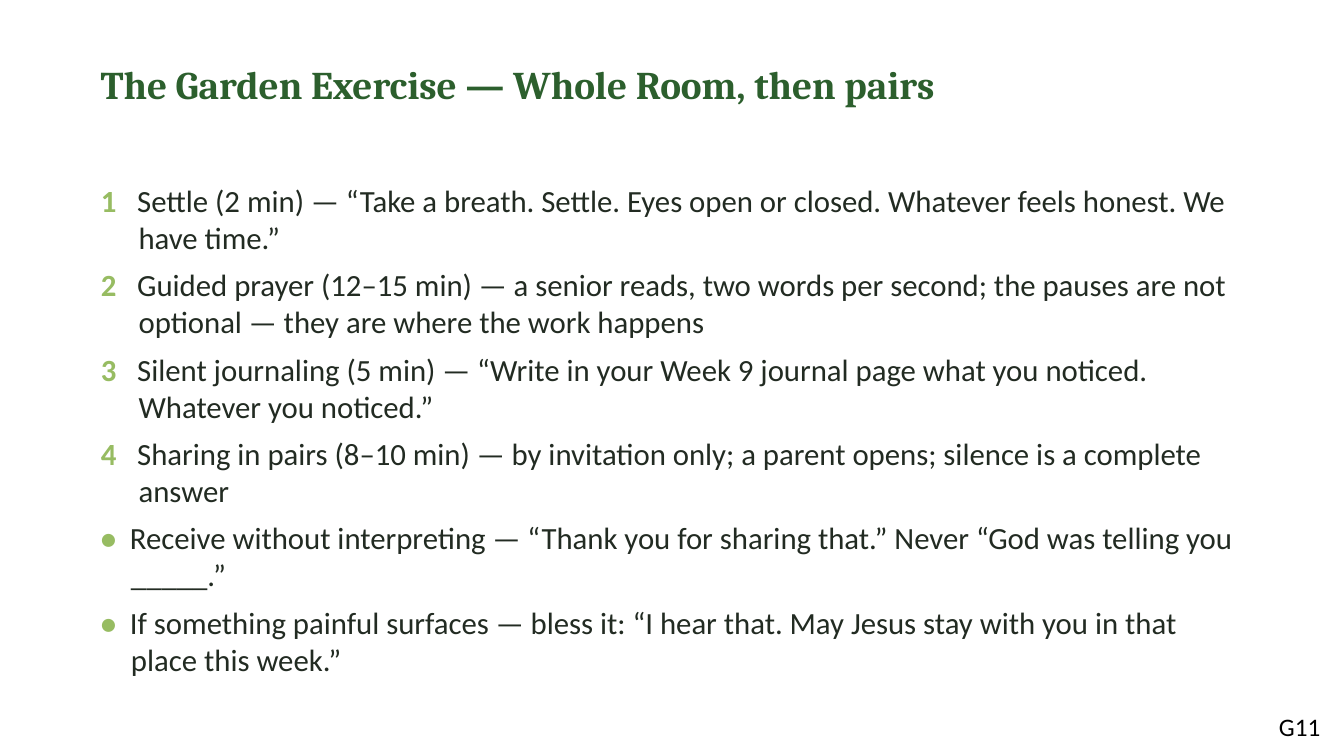
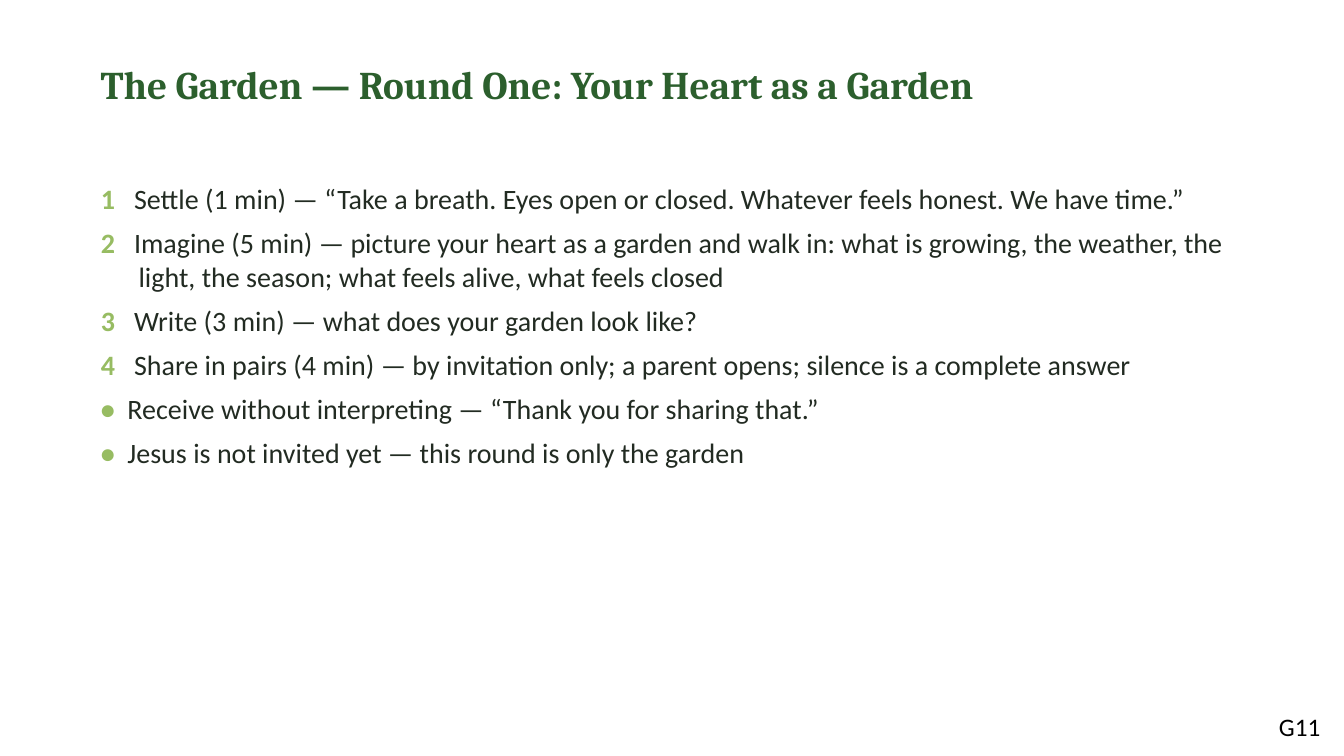
Before and after one commit to jgtittle-ministries/fellowship-of-the-heart-pilot-at-cca-dev, a slide deck: slide 11 of _implementation-notes/evening-series/FotH Evening Session 9-10 Combined Slides DRAFT v1.pptx. Drawn at 1344x756 pixels with LibreOffice and Linux fonts; fonts in the diff are those of the drawing. Boxes give left, top, right and bottom in pixels: in the first picture for what was removed or moved away, otherwise in the second. Text is boxed around its words. In the diff, an @@ line names an element or a change of style, - is before the commit and + after.

```diff
--- a/_implementation-notes/evening-series/FotH Evening Session 9-10 Combined Slides DRAFT v1.pptx
+++ b/_implementation-notes/evening-series/FotH Evening Session 9-10 Combined Slides DRAFT v1.pptx
@@ text at [101, 71, 974, 100]: text changed @@
-The Garden Exercise — Whole Room, then pairs
+The Garden — Round One: Your Heart as a Garden
@@ text at [101, 188, 1222, 468]: text changed; size 22 to 20 pt @@
-1 Settle (2 min) — “Take a breath. Settle. Eyes open or closed. Whatever feels honest. We have time.”
-2 Guided prayer (12–15 min) — a senior reads, two words per second; the pauses are not optional — they are where the work happens
-3 Silent journaling (5 min) — “Write in your Week 9 journal page what you noticed. Whatever you noticed.”
-4 Sharing in pairs (8–10 min) — by invitation only; a parent opens; silence is a complete answer
-• Receive without interpreting — “Thank you for sharing that.” Never “God was telling you _____.”
-• If something painful surfaces — bless it: “I hear that. May Jesus stay with you in that place this week.”
+1 Settle (1 min) — “Take a breath. Eyes open or closed. Whatever feels honest. We have time.”
+2 Imagine (5 min) — picture your heart as a garden and walk in: what is growing, the weather, the light, the season; what feels alive, what feels closed
+3 Write (3 min) — what does your garden look like?
+4 Share in pairs (4 min) — by invitation only; a parent opens; silence is a complete answer
+• Receive without interpreting — “Thank you for sharing that.”
+• Jesus is not invited yet — this round is only the garden
```
Also in this commit, not shown: 8 other slides changed, 1 slide added, 7 other files.
